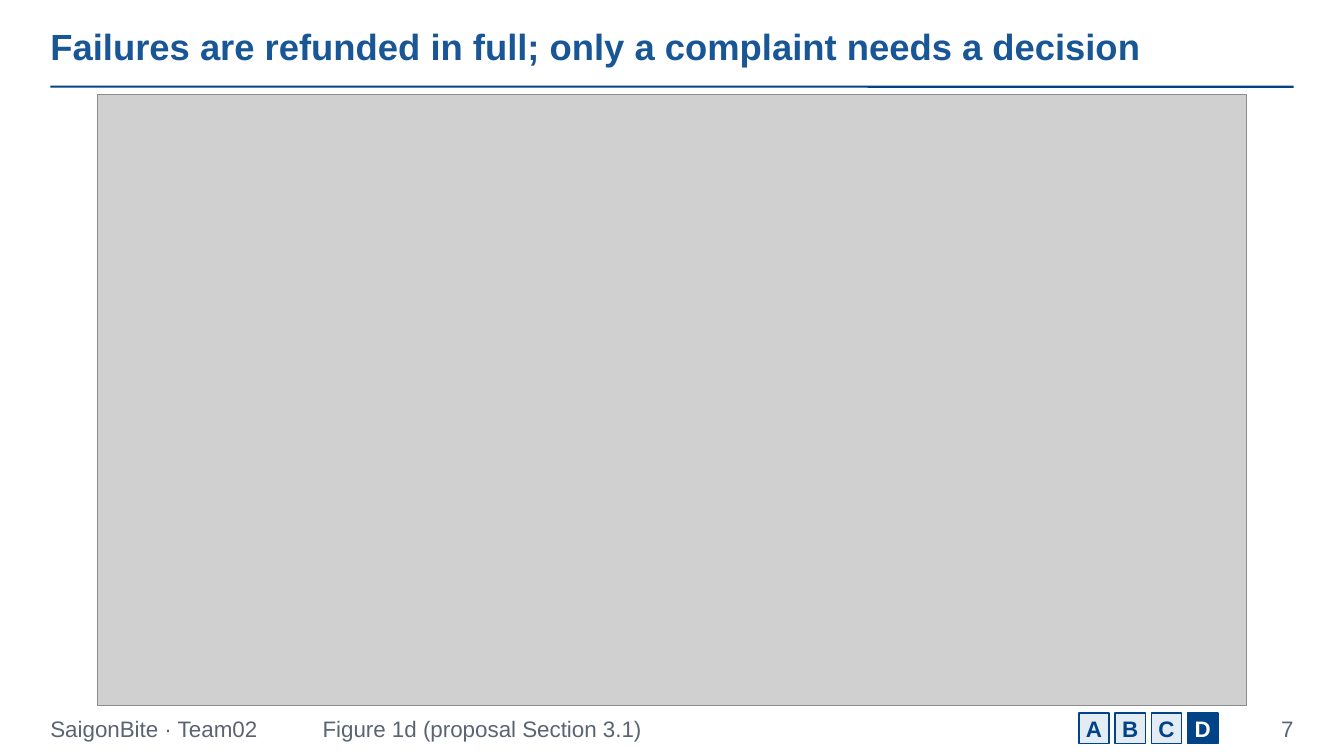
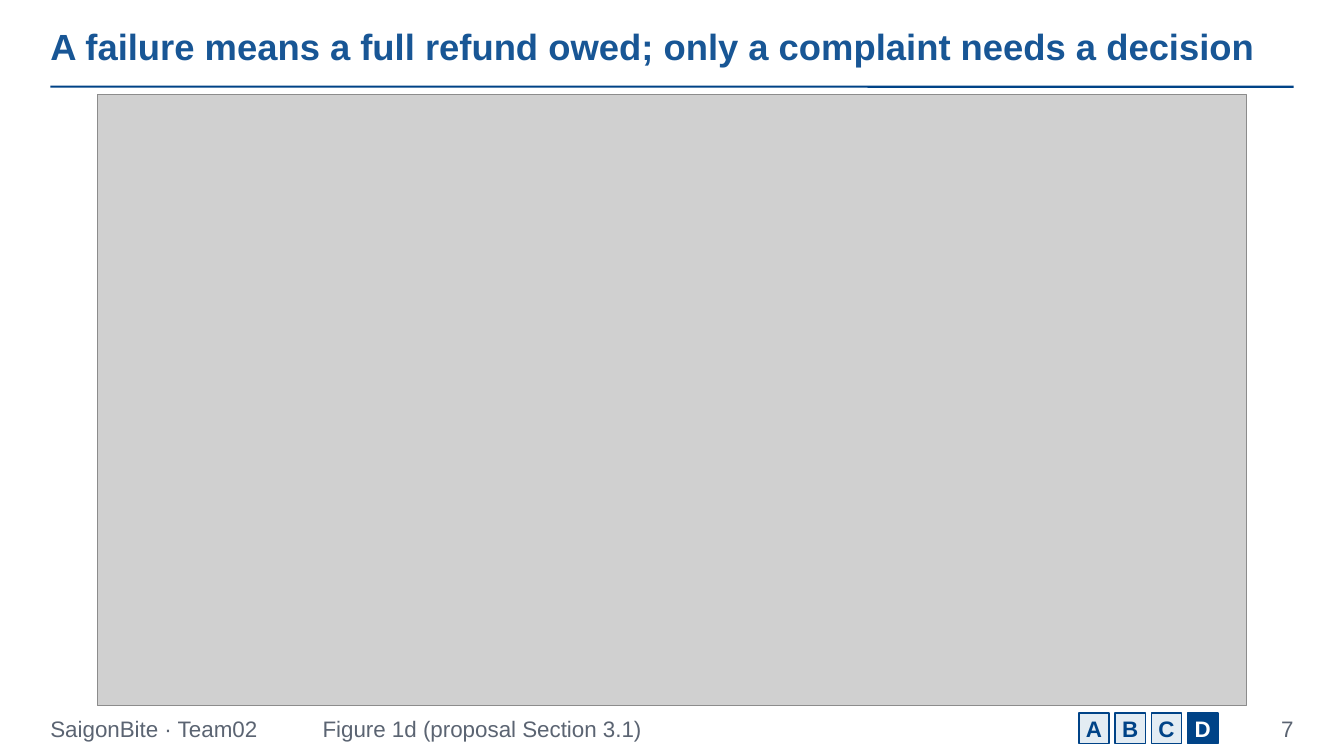
Before and after one commit to Dat071104/SaigonBite, a slide deck: slide 7 of docs/part1/Team02_Proposal_Slides_for_SaigonBite.pptx. Drawn at 1344x756 pixels with LibreOffice and Linux fonts; fonts in the diff are those of the drawing; grey boxes stand for pictures. Boxes give left, top, right and bottom in pixels: in the first picture for what was removed or moved away, otherwise in the second. Text is boxed around its words. In the diff, an @@ line names an element or a change of style, - is before the commit and + after.

```diff
--- a/docs/part1/Team02_Proposal_Slides_for_SaigonBite.pptx
+++ b/docs/part1/Team02_Proposal_Slides_for_SaigonBite.pptx
@@ title at (50,33,1254,68): text changed @@
-Failures are refunded in full; only a complaint needs a decision
+A failure means a full refund owed; only a complaint needs a decision
```
Also in this commit, not shown: 2 other slides changed, 9 other files.
